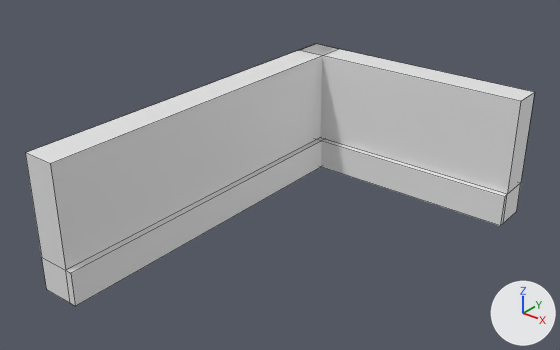
The FBX model BurdenOfChoices_Project/Assets/_BurdenOfChoices_Root/3D/Models/Blocking/BK_Paredes/SM_Corner2.fbx: old version first, new version second.
Before and after are seen from a 50 mm lens placed at (7.85, -6.83, 5.9), pointed at (1.71, 0.85, 1.14). Lighting does not change. The marker at lower right points along +X, +Y and +Z. The picture after the commit comes second. Mesh edges are drawn as thin lines. Where no turn or scale is listed for an object, it has been applied to the vertices.

Script lines for the objects in view, before the commit:
```python
me_cube_002 = bpy.data.meshes.new('Cube.002')
me_cube_002.from_pydata(...)  # 16 vertices, 14 faces; spans x 0.0..0.6, y -2.0..4.0, z 0.0..2.0
me_cube_002.materials.append(mat_material_002)  # white #e7e7e7
me_cube_003 = bpy.data.meshes.new('Cube.003')
me_cube_003.from_pydata(...)  # 16 vertices, 14 faces; spans x 0.0..4.0, y 3.4..4.0, z 0.0..2.0
me_cube_003.materials.append(mat_material_002)  # white #e7e7e7
ob_pared_normal = bpy.data.objects.new('Pared normal', me_cube_002)
ob_pared_normal.location = (0.0, 0.0, 0.0)
ob_pared_normal_001 = bpy.data.objects.new('Pared normal.001', me_cube_003)
ob_pared_normal_001.location = (0.0, 0.0, 0.0)
```
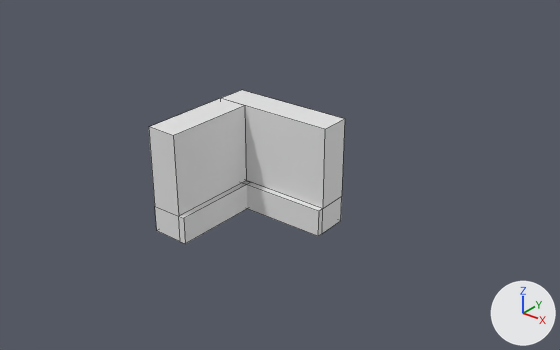
Where the newer file only moved an object's origin or applied its transform, the numbers keep the older frame.

The change, as a diff of the scene's bpy script:
```diff
--- a/BurdenOfChoices_Project/Assets/_BurdenOfChoices_Root/3D/Models/Blocking/BK_Paredes/SM_Corner2.fbx.py
+++ b/BurdenOfChoices_Project/Assets/_BurdenOfChoices_Root/3D/Models/Blocking/BK_Paredes/SM_Corner2.fbx.py
@@ me_cube_003 @@
 # used by ob_pared_normal_001; location = (0.0, 0.0, 0.0)
-me_cube_003.from_pydata(...)  # 16 vertices, 14 faces; spans x 0.0..4.0, y 3.4..4.0, z 0.0..2.0
+me_cube_003.from_pydata(...)  # 16 vertices, 14 faces; spans x 0.0..2.0, y 1.4..2.0, z 0.0..1.7
+# me_cube_003 part 1: the whole mesh is scaled about its middle by (0.5, 1, 0.85), then moved by (-1.0, -2.0, -0.15)
 me_cube_003.materials.append(mat_material_002)
@@ me_cube_005 @@
+me_cube_005.from_pydata([(0.5, 1.5, 1.7), (0.5, 1.5, 0.0), (0.5, 0.0, 1.7), (0.5, 0.0, 0.0), (0.0, 1.5, 1.7), (0.0, 1.5, 0.0), (0.0, 0.0, 1.7), (0.0, 0.0, 0.0), (0.5, 1.5, 0.43), (0.0, 0.0, 0.43), (0.5, 0.0, 0.43), (0.0, 1.5, 0.43), (0.6, 1.5, 0.43), (0.6, 1.5, 0.0), (0.6, 0.0, 0.43), (0.6, 0.0, 0.0)], [], [(0, 4, 6, 2), (10, 2, 6, 9), (9, 6, 4, 11), (5, 1, 3, 7), (8, 0, 2, 10), (11, 4, 0, 8), (5, 11, 8, 1), (1, 8, 12, 13), (7, 9, 11, 5), (3, 10, 9, 7), (12, 14, 15, 13), (8, 10, 14, 12), (10, 3, 15, 14), (3, 1, 13, 15)])
+me_cube_005.materials.append(mat_material_002)  # white #e7e7e7
@@ ob_pared_normal @@
-ob_pared_normal = bpy.data.objects.new('Pared normal', me_cube_002)
-ob_pared_normal.location = (0.0, 0.0, 0.0)
@@ ob_pared_normal_002 @@
+ob_pared_normal_002 = bpy.data.objects.new('Pared normal.002', me_cube_005)
+ob_pared_normal_002.location = (0.0, 0.0, 0.0)
```

Boxes (x1, y1, x2, y2) around the edits, measured in the pictures (560 x 350 px):
'Pared normal', deleted
    before: (25, 45, 338, 306)
'Pared normal.001', moved, rescaled (47% narrower, 20% shorter)
    before: (300, 44, 534, 226)
    after: (221, 90, 345, 236)
'Pared normal.002', added
    after: (149, 98, 251, 244)
